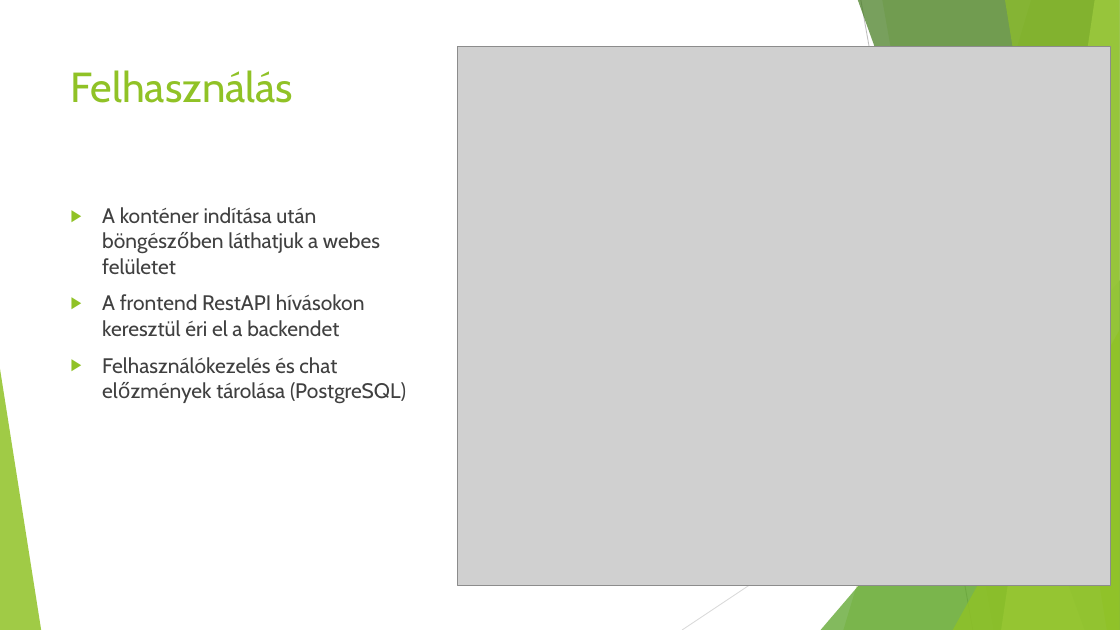
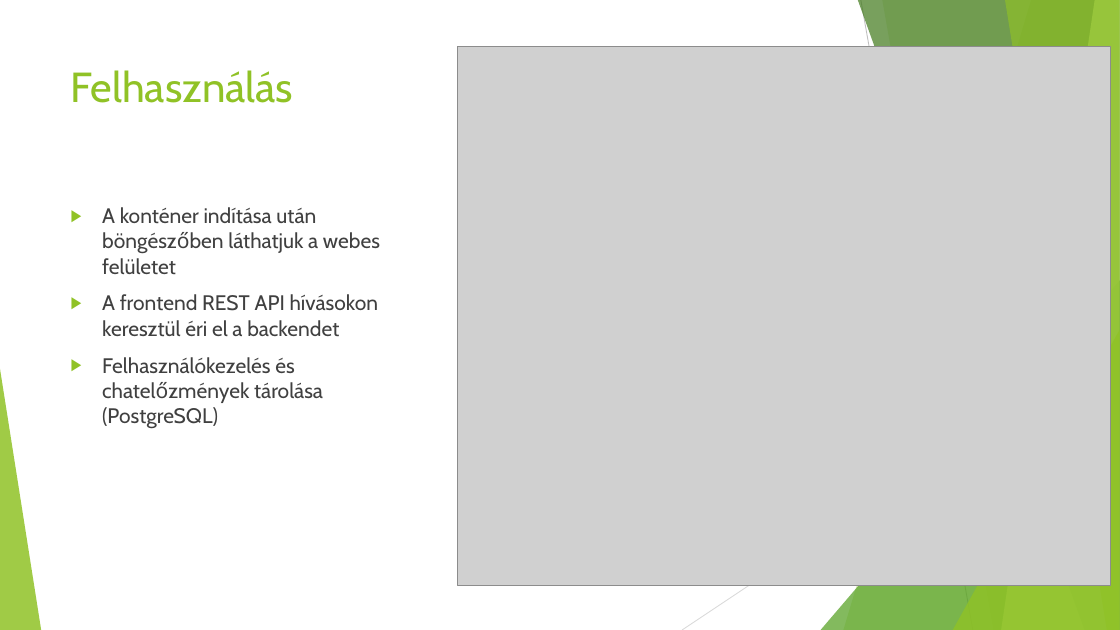
Before and after one commit to py-snake/hu-sent, a slide deck: slide 5 of documents/Magyar nyelvű Szentimentanalízis Projekt.pptx. Drawn at 1120x630 pixels with LibreOffice and Linux fonts; fonts in the diff are those of the drawing; grey boxes stand for pictures. Boxes give left, top, right and bottom in pixels: in the first picture for what was removed or moved away, otherwise in the second. Text is boxed around its words. In the diff, an @@ line names an element or a change of style, - is before the commit and + after.

Commit message:
presentation added

```diff
--- a/documents/Magyar nyelvű Szentimentanalízis Projekt.pptx
+++ b/documents/Magyar nyelvű Szentimentanalízis Projekt.pptx
@@ text at [102,294,379,429]: text changed @@
-▶ A frontend RestAPI hívásokon keresztül éri el a backendet
-▶ Felhasználókezelés és chat előzmények tárolása (PostgreSQL)
+▶ A frontend REST API hívásokon keresztül éri el a backendet
+▶ Felhasználókezelés és chatelőzmények tárolása (PostgreSQL)
```
Also in this commit, not shown: 2 other slides changed.
